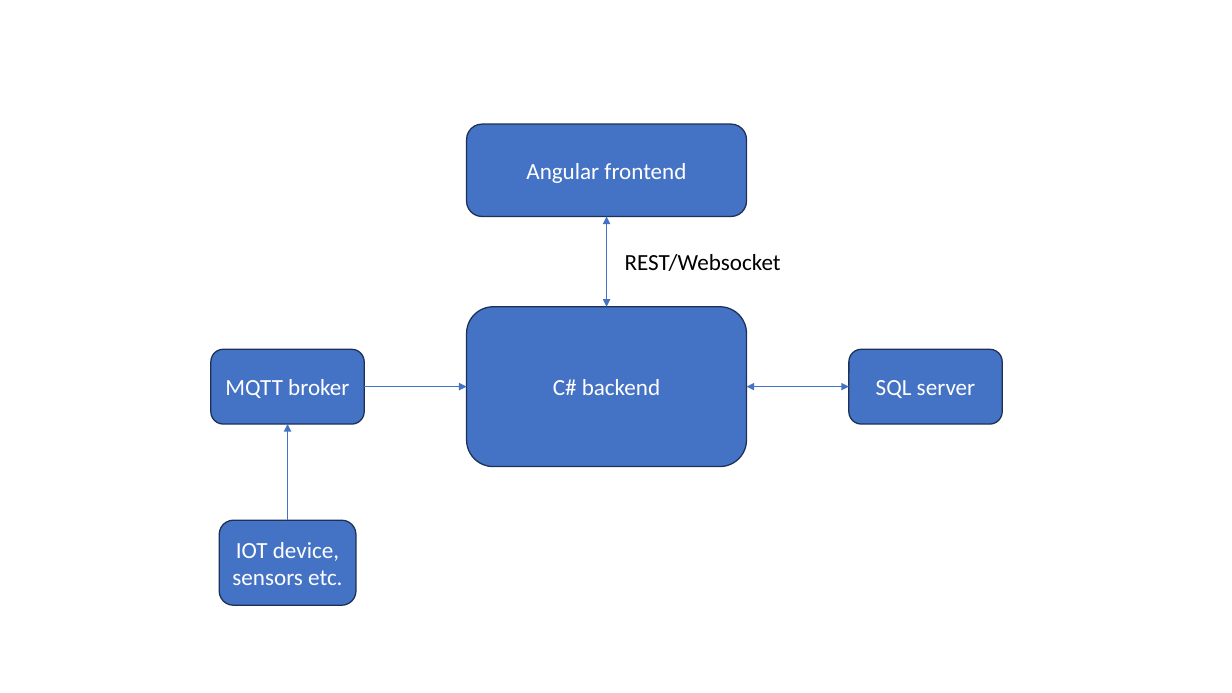
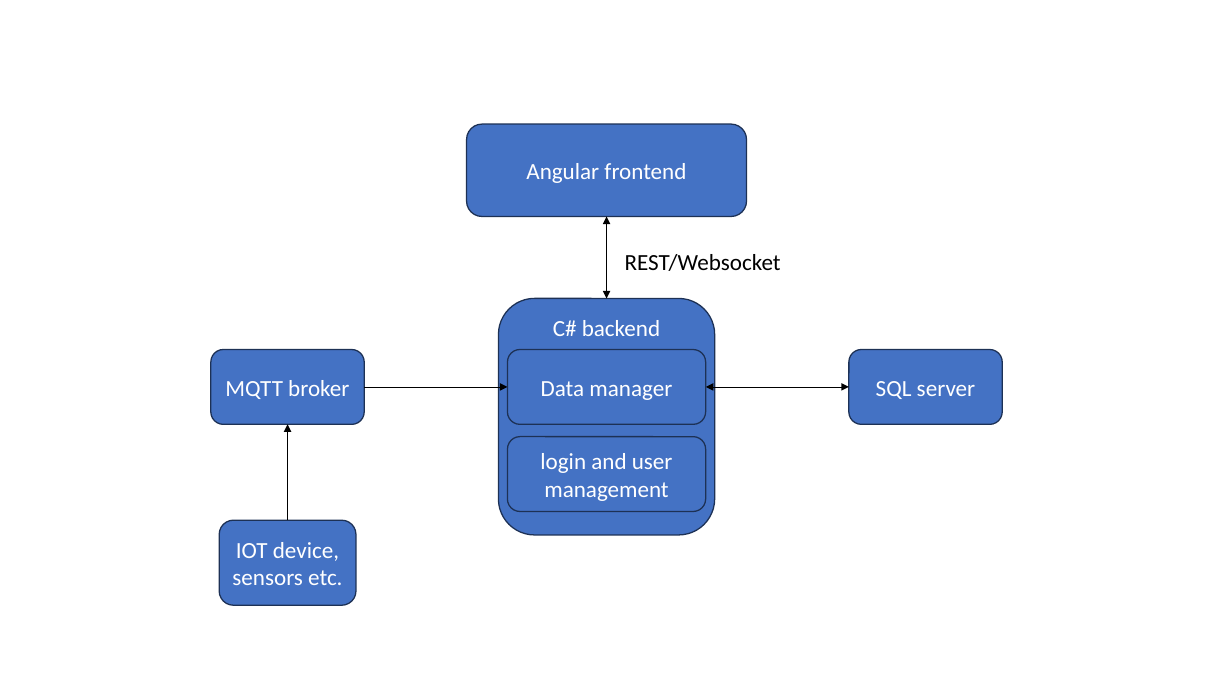
Before and after one commit to laubjkri/VisualHome, a slide deck: slide 2 of Concept.pptx. Drawn at 1232x693 pixels with LibreOffice and Linux fonts; fonts in the diff are those of the drawing. Boxes give left, top, right and bottom in pixels: in the first picture for what was removed or moved away, otherwise in the second. Text is boxed around its words. In the diff, an @@ line names an element or a change of style, - is before the commit and + after.

```diff
--- a/Concept.pptx
+++ b/Concept.pptx
@@ double arrow moved from (607, 307) - (607, 216) to (606, 299) - (607, 216) @@
@@ double arrow (606, 299) - (607, 216): stroke #4472C4 0.5 pt to #000000 0.5 pt @@
@@ rounded rectangle "C# backend": place and size @@
-rounded rectangle "C# backend" at [467, 307, 747, 467]
+rounded rectangle "C# backend" at [498, 299, 714, 535]
@@ rounded rectangle "C# backend" at [498, 299, 714, 535]: vertical alignment middle to top @@
@@ rounded rectangle added at [507, 349, 706, 424], fill #4472C4, outline #1E3256 1 pt, 18 pt, text #FFFFFF @@
+Data manager
@@ arrow moved from (364, 386) - (467, 386) to (364, 387) - (507, 387) @@
@@ arrow (364, 387) - (507, 387): stroke #4472C4 0.5 pt to #000000 0.5 pt @@
@@ double arrow moved from (747, 386) - (849, 386) to (706, 387) - (849, 387) @@
@@ double arrow (706, 387) - (849, 387): stroke #4472C4 0.5 pt to #000000 0.5 pt @@
@@ arrow (287, 520) - (287, 424): stroke #4472C4 0.5 pt to #000000 0.5 pt @@
@@ rounded rectangle added at [507, 437, 706, 512], fill #4472C4, outline #1E3256 1 pt, 18 pt, text #FFFFFF @@
+login and user management
```
Also in this commit, not shown: 10 other files.
